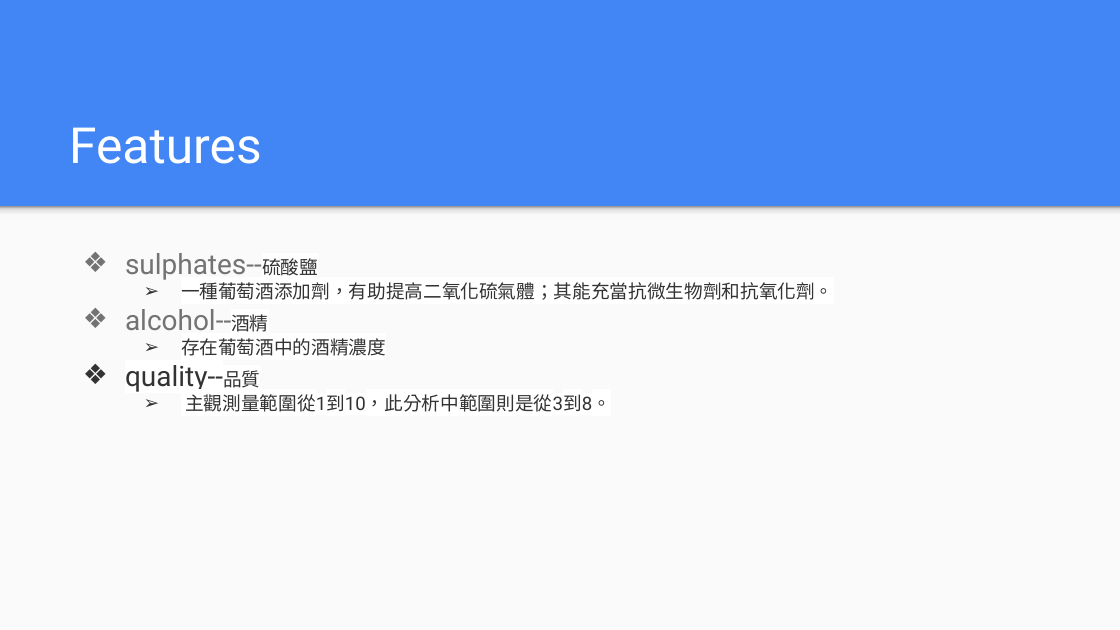
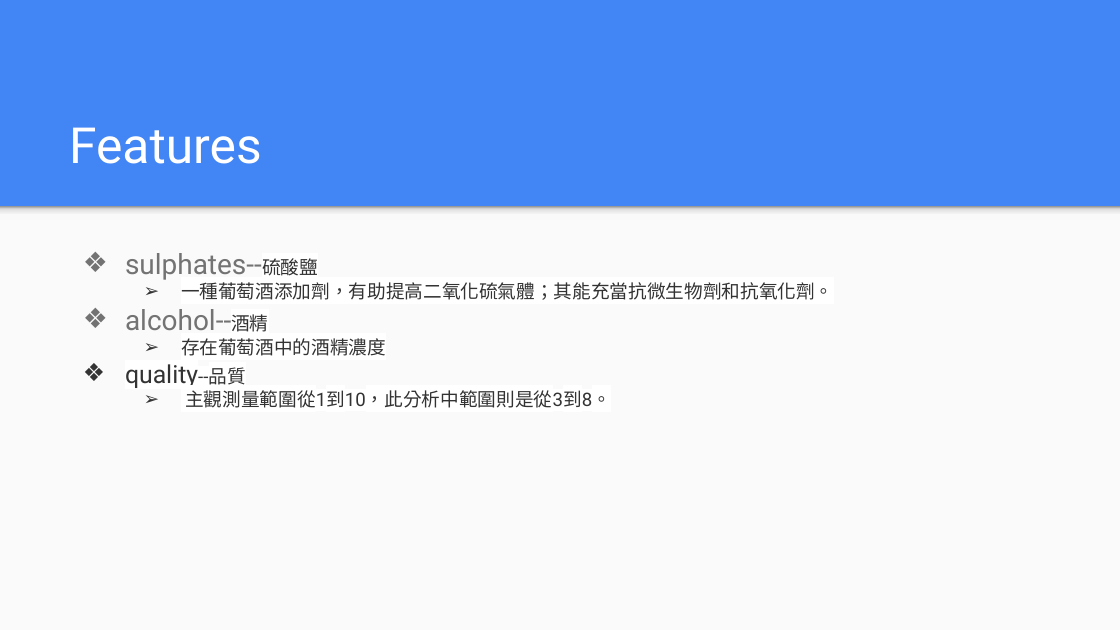
Before and after one commit to 1091-datascience/finalproject-group4, a slide deck: slide 7 of docs/1091_datascience_FP_group4.pptx. Drawn at 1120x630 pixels with LibreOffice and Linux fonts; fonts in the diff are those of the drawing. Boxes give left, top, right and bottom in pixels: in the first picture for what was removed or moved away, otherwise in the second. Text is boxed around its words. In the diff, an @@ line names an element or a change of style, - is before the commit and + after.

```diff
--- a/docs/1091_datascience_FP_group4.pptx
+++ b/docs/1091_datascience_FP_group4.pptx
@@ text "sulphates--硫酸鹽" at <box>125,253,834,408</box>: size 18 to 16 pt, size 18 to 12 pt in "quality--品質" @@
```
Also in this commit, not shown: 5 other slides changed, 2 slides added, 2 slides removed.
